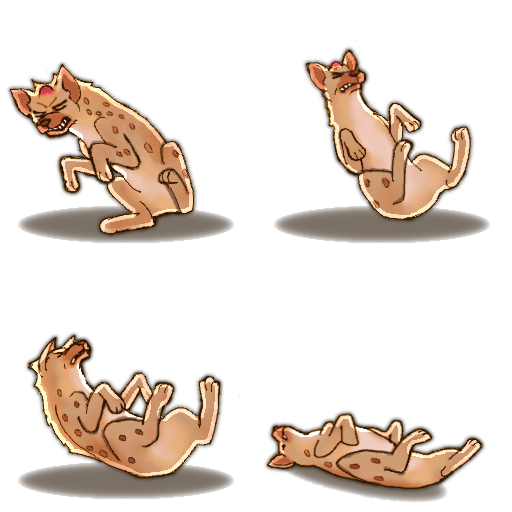
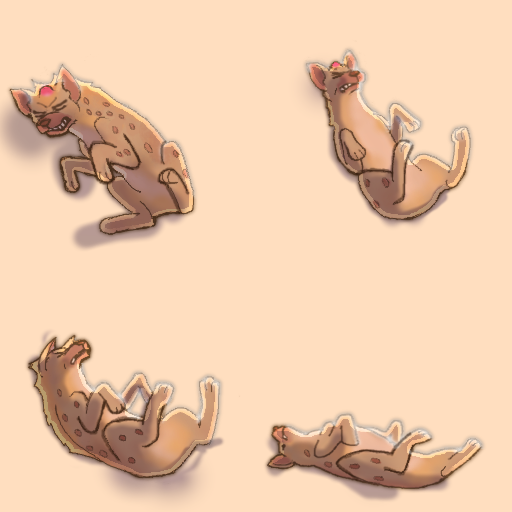
Before/after of a (512, 512) layered artwork. What changed in the layer stack:
removed layer "colorize 30 100 20" (was 40%) over left=5, top=39, right=490, bottom=503
added layer "Shaded copy" (multiply, 40%) above "glow" over left=0, top=51, right=454, bottom=512
added layer "glow" (screen) above "color copy" over left=6, top=40, right=487, bottom=460
added layer "color copy" (color, 40%) above "for relocate" over left=0, top=0, right=512, bottom=512
hid "cast shadows" over left=18, top=206, right=490, bottom=499
hid "cast shade 4" over left=270, top=446, right=449, bottom=503
